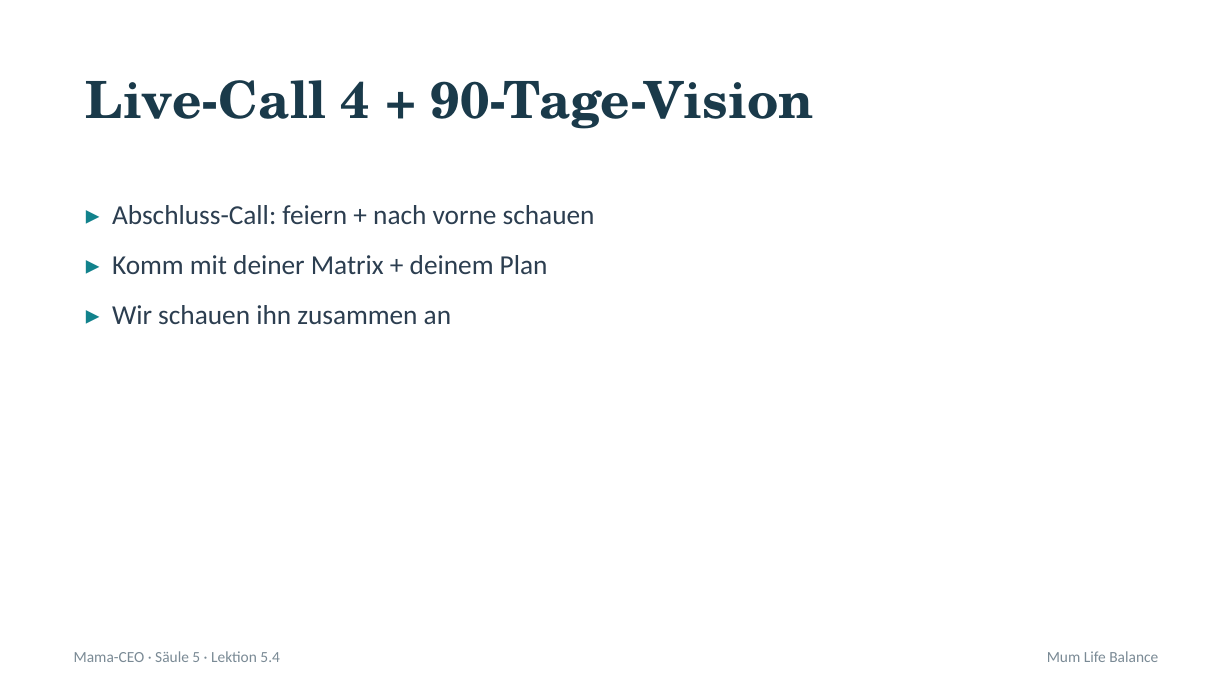
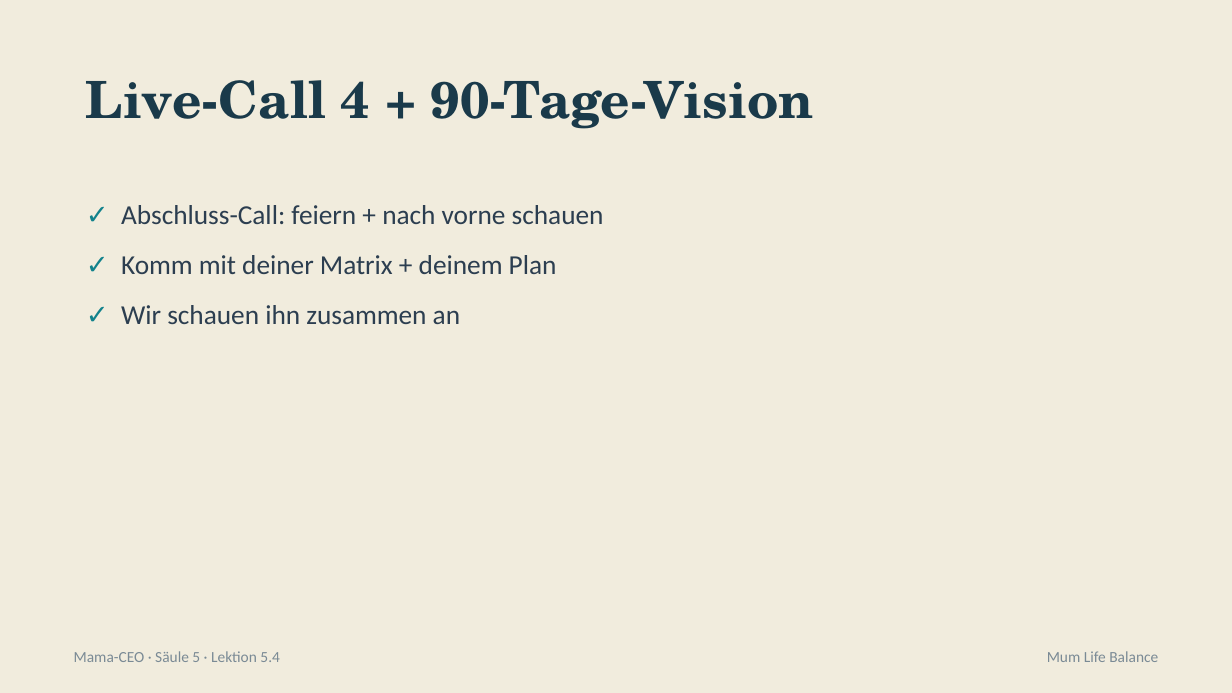
Before and after one commit to pnulmann-hue/mumlifebalance-workspace, a slide deck: slide 8 of outputs/produkte/mama-ceo/03-praesentationen/saeule-5/04-lektion-5-4.pptx. Drawn at 1232x693 pixels with LibreOffice and Linux fonts; fonts in the diff are those of the drawing. Boxes give left, top, right and bottom in pixels: in the first picture for what was removed or moved away, otherwise in the second. Text is boxed around its words. In the diff, an @@ line names an element or a change of style, - is before the commit and + after.

```diff
--- a/outputs/produkte/mama-ceo/03-praesentationen/saeule-5/04-lektion-5-4.pptx
+++ b/outputs/produkte/mama-ceo/03-praesentationen/saeule-5/04-lektion-5-4.pptx
@@ background #FFFFFF to #F1ECDD @@
@@ text at [121,205,604,324]: text changed @@
-▸ Abschluss-Call: feiern + nach vorne schauen
-▸ Komm mit deiner Matrix + deinem Plan
-▸ Wir schauen ihn zusammen an
+✓ Abschluss-Call: feiern + nach vorne schauen
+✓ Komm mit deiner Matrix + deinem Plan
+✓ Wir schauen ihn zusammen an
```
Also in this commit, not shown: 9 other slides changed, 13 other files.
